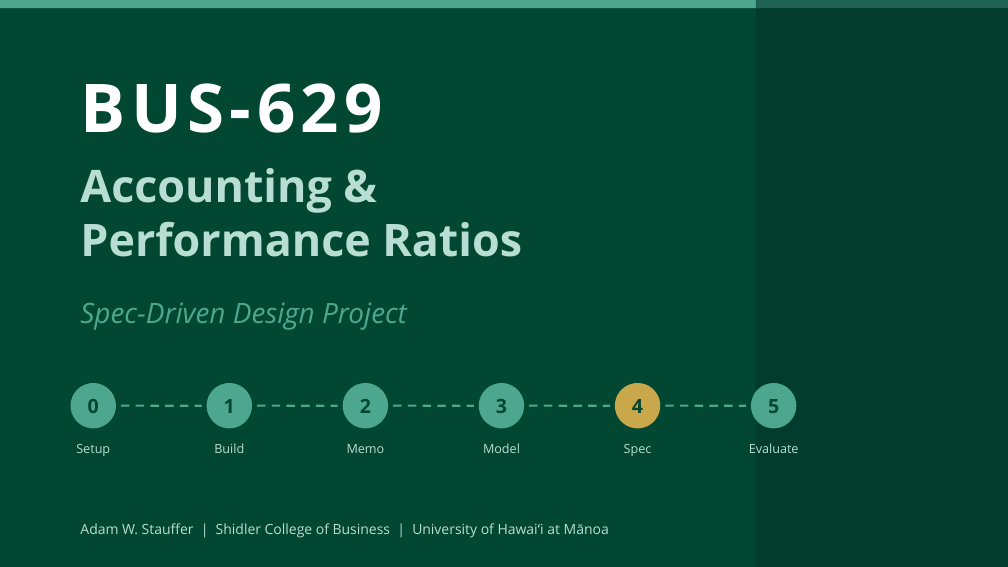
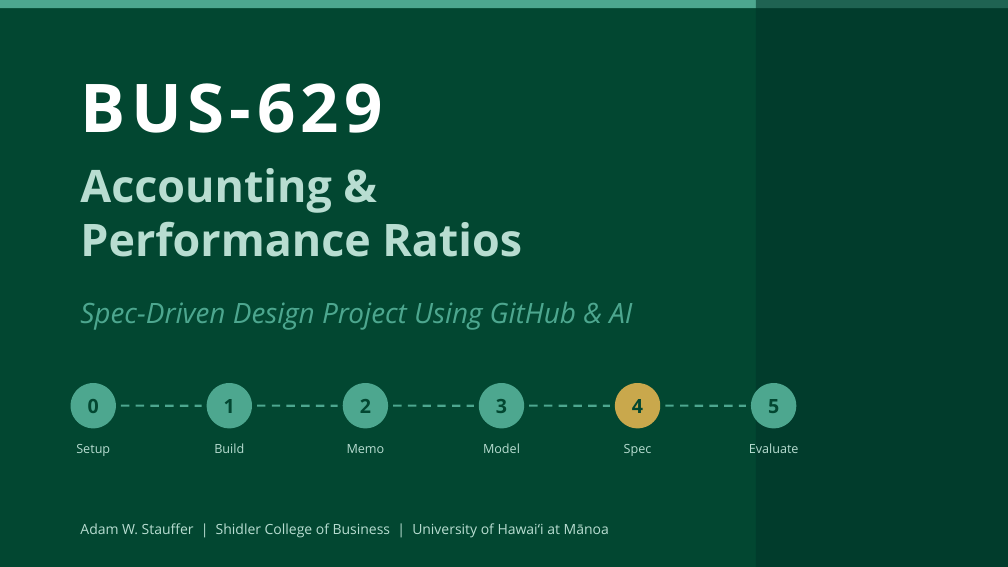
Before and after one commit to adamwstauffer/shidler, a slide deck: slide 1 of courses/BUS-629-VEMBA-International-Corporate-Finance/BUS629_AI_Ratios_Project.pptx. Drawn at 1008x567 pixels with LibreOffice and Linux fonts; fonts in the diff are those of the drawing. Boxes give left, top, right and bottom in pixels: in the first picture for what was removed or moved away, otherwise in the second. Text is boxed around its words. In the diff, an @@ line names an element or a change of style, - is before the commit and + after.

```diff
--- a/courses/BUS-629-VEMBA-International-Corporate-Finance/BUS629_AI_Ratios_Project.pptx
+++ b/courses/BUS-629-VEMBA-International-Corporate-Finance/BUS629_AI_Ratios_Project.pptx
@@ text at [80,302,632,330]: text changed @@
-Spec-Driven Design Project
+Spec-Driven Design Project Using GitHub & AI
```
Also in this commit, not shown: 3 other slides changed, 1 other file.
